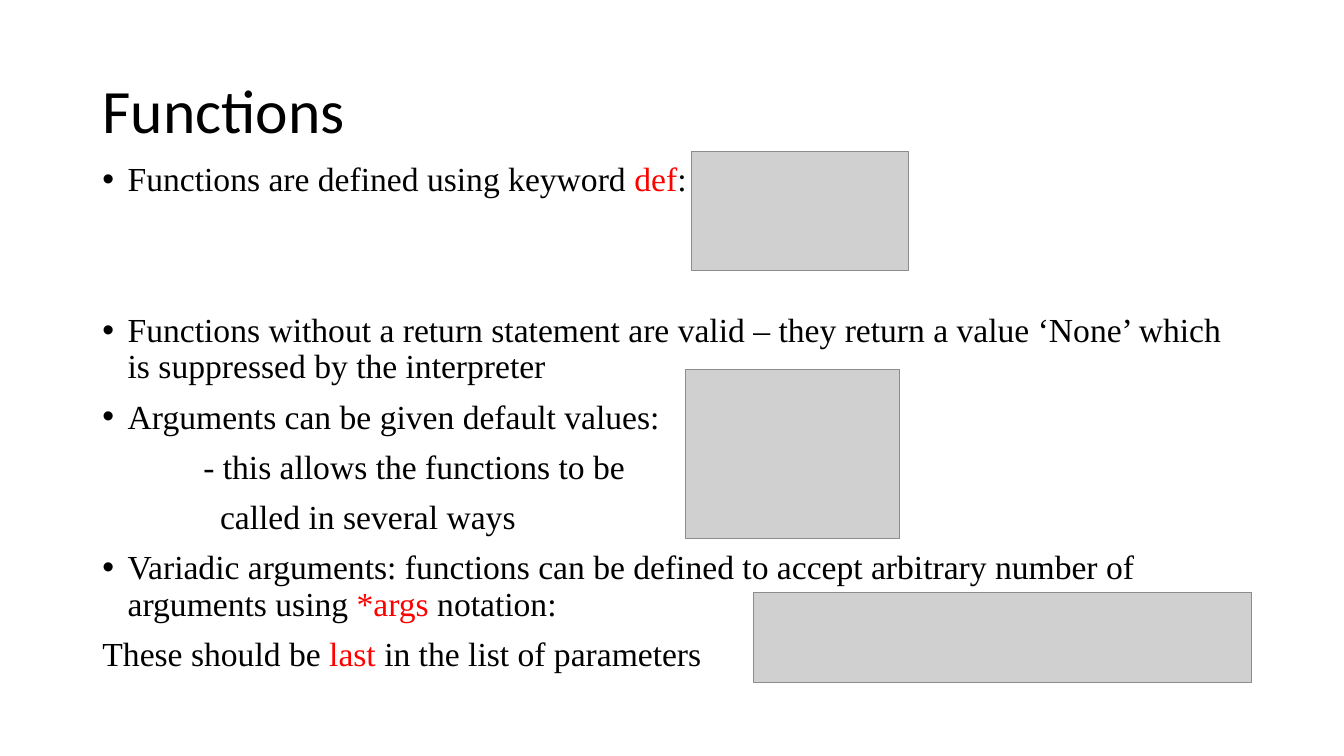
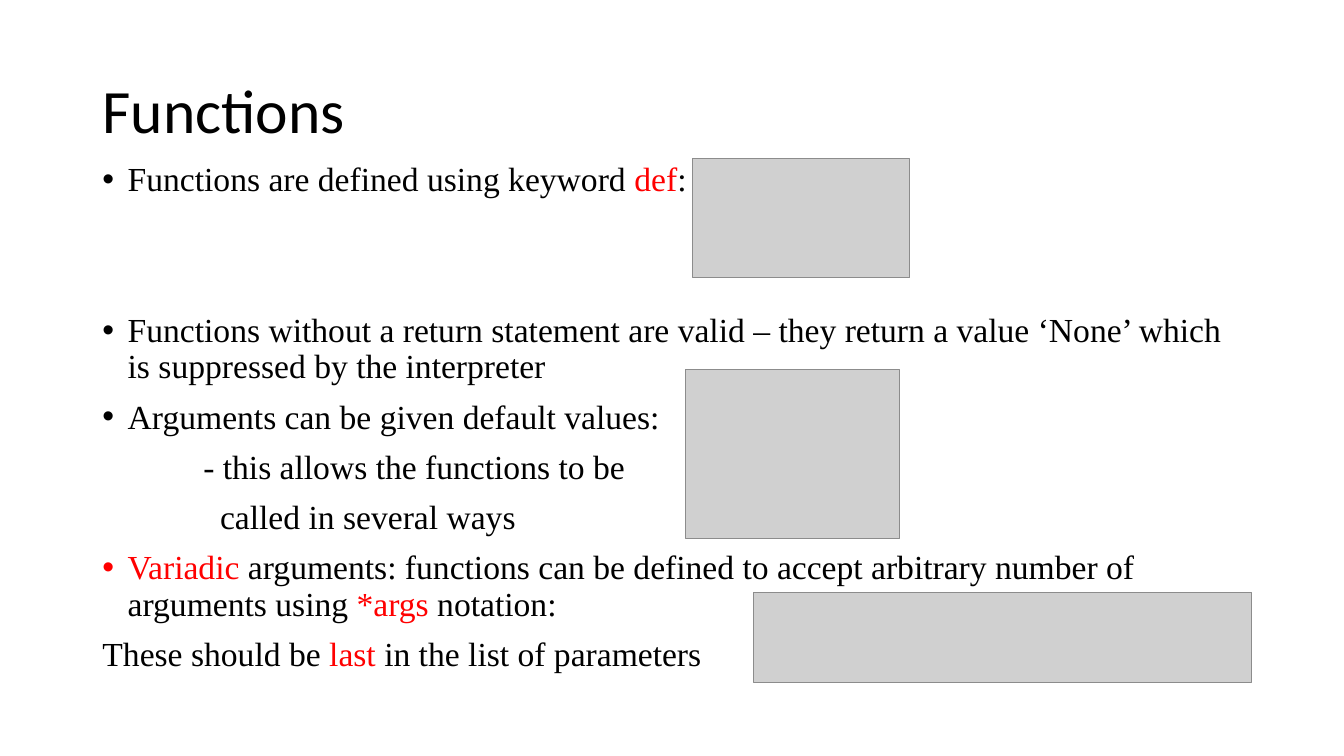
Before and after one commit to EmoryPython/Lab, a slide deck: slide 14 of lecture/Python Programing.pptx. Drawn at 1344x756 pixels with LibreOffice and Linux fonts; fonts in the diff are those of the drawing; grey boxes stand for pictures. Boxes give left, top, right and bottom in pixels: in the first picture for what was removed or moved away, otherwise in the second. Text is boxed around its words. In the diff, an @@ line names an element or a change of style, - is before the commit and + after.

```diff
--- a/lecture/Python Programing.pptx
+++ b/lecture/Python Programing.pptx
@@ picture: place and size @@
-picture at (692,151,908,270)
+picture at (693,159,909,278)
@@ text at (128,555,1134,622): text colour #000000 to #FF0000 in "Variadic" @@
```
Also in this commit, not shown: 4 other slides changed.
